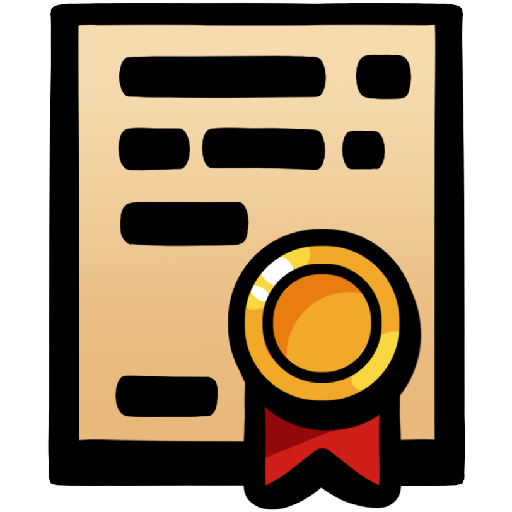
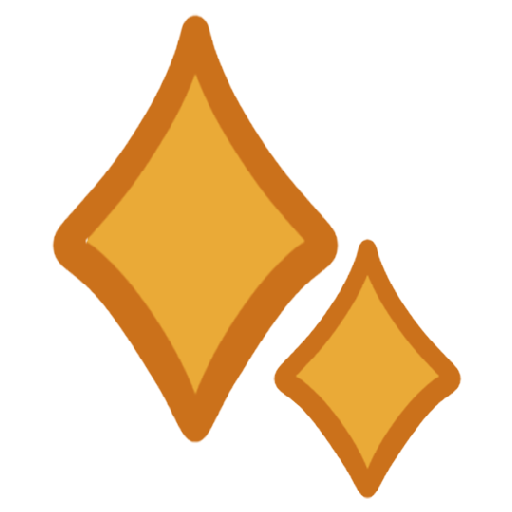
Before/after of a 512 × 512 layered artwork. What changed in the layer stack:
added layer "Миник иконка" above "Type_Stock" over [51,13,462,499]
hid "Ach_2" over [47,2,465,511]